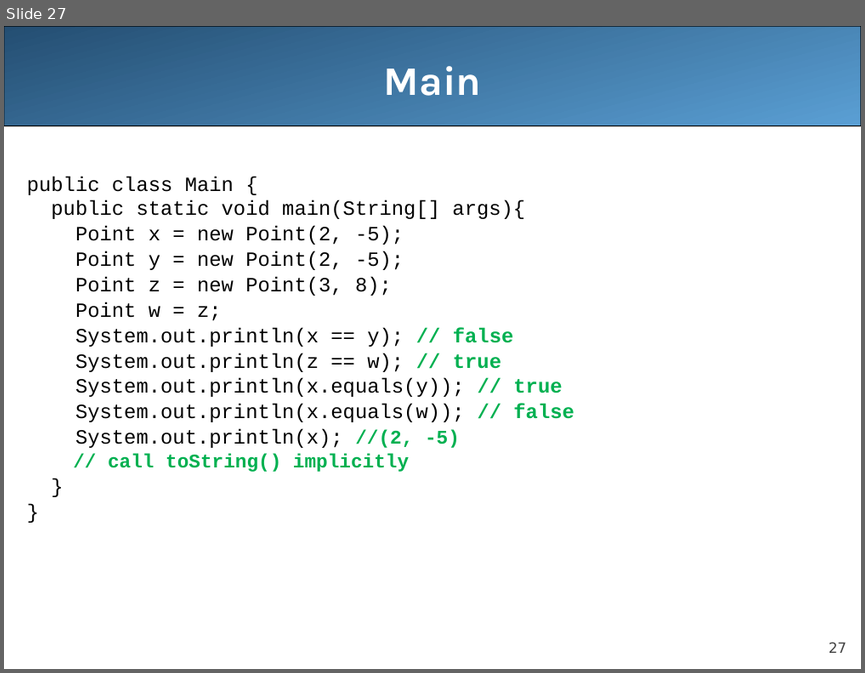
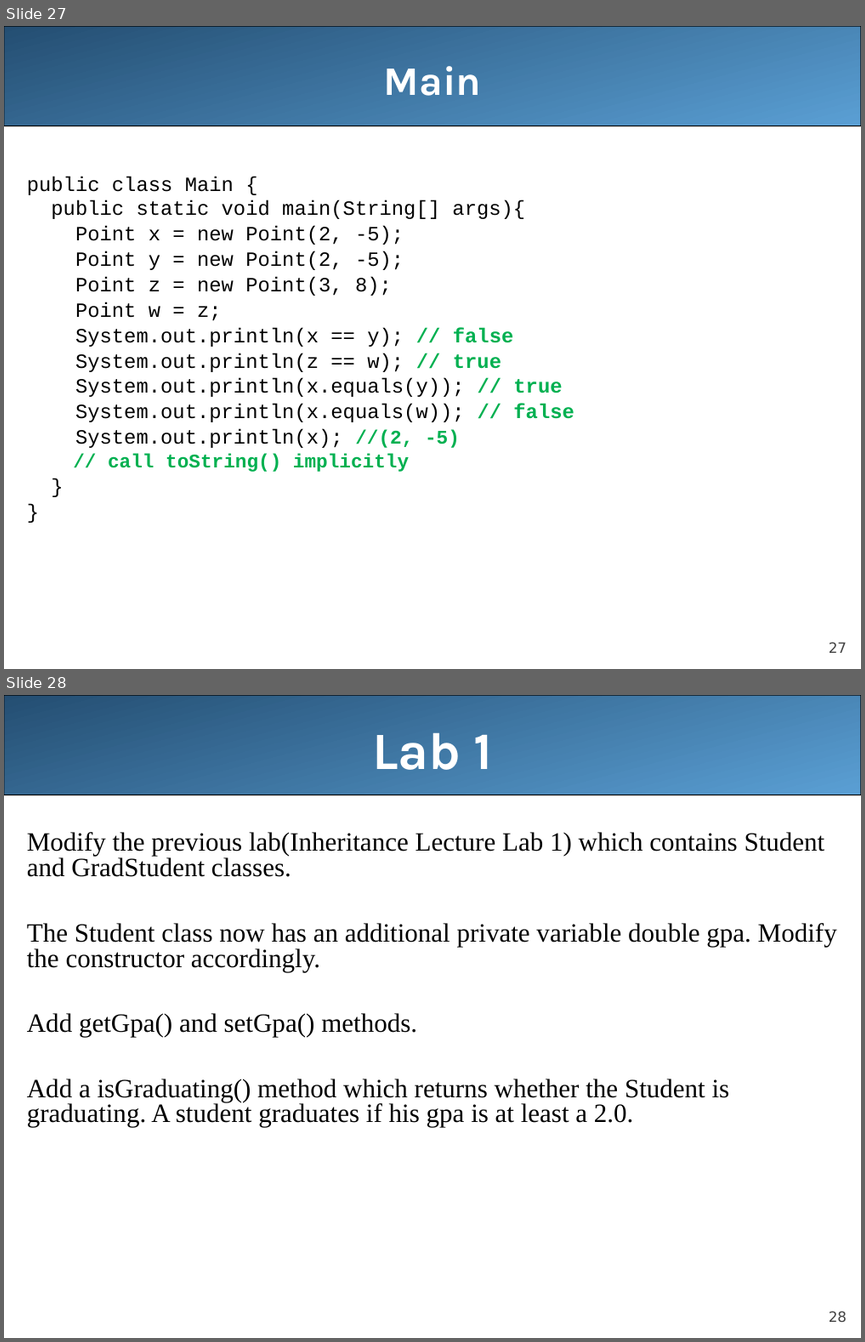
Before and after one commit to LongBaoNguyen/longbaonguyen.github.io, a slide deck: courses/apcsa/lecture22.ppt. Shown one above the other, each under a label of ours: slide 27 before the commit, slides 27 and 28 after it. The pictures are 865x673 and 865x1342 pixels, drawn with LibreOffice and Linux fonts; fonts in the diff are those of the drawing. Boxes give left, top, right and bottom in pixels: in the first picture for what was removed or moved away, otherwise in the second. Text is boxed around its words. In the diff, an @@ line names an element or a change of style, - is before the commit and + after.

```diff
--- a/courses/apcsa/lecture22.ppt
+++ b/courses/apcsa/lecture22.ppt
@@ slide 28 added at box(4, 695, 861, 1338), background #FFFFFF; not listed: 2 template elements that a slide beside it also shows @@
@@ title added at box(372, 732, 493, 770), 44 pt, text #FFFFFF, bold @@
+Lab 1
@@ text added at box(27, 832, 837, 1127), 22.2 pt, text #000000 @@
+Modify the previous lab(Inheritance Lecture Lab 1) which contains Student and GradStudent classes.
+The Student class now has an additional private variable double gpa. Modify the constructor accordingly.
+Add getGpa() and setGpa() methods.
+Add a isGraduating() method which returns whether the Student is graduating. A student graduates if his gpa is at least a 2.0.
```
Also in this commit, not shown: 1 other slide added, 7 other files.
